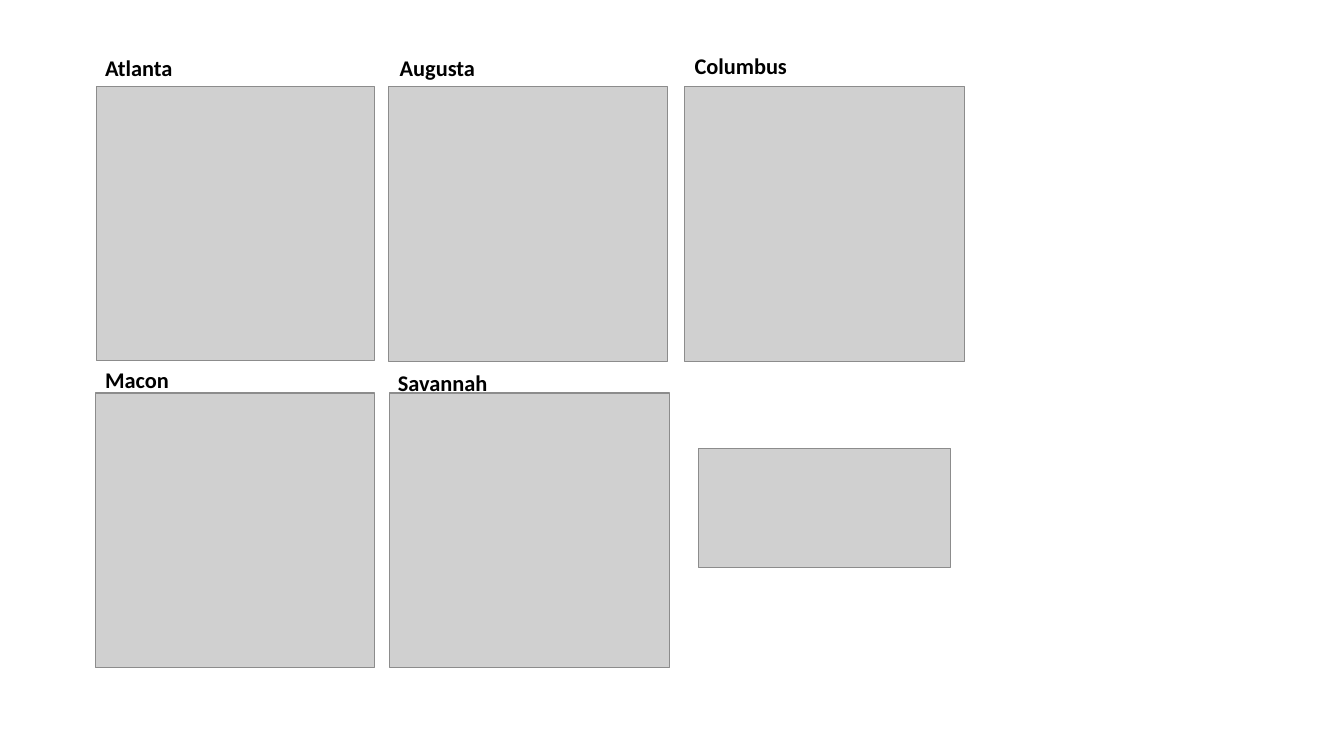
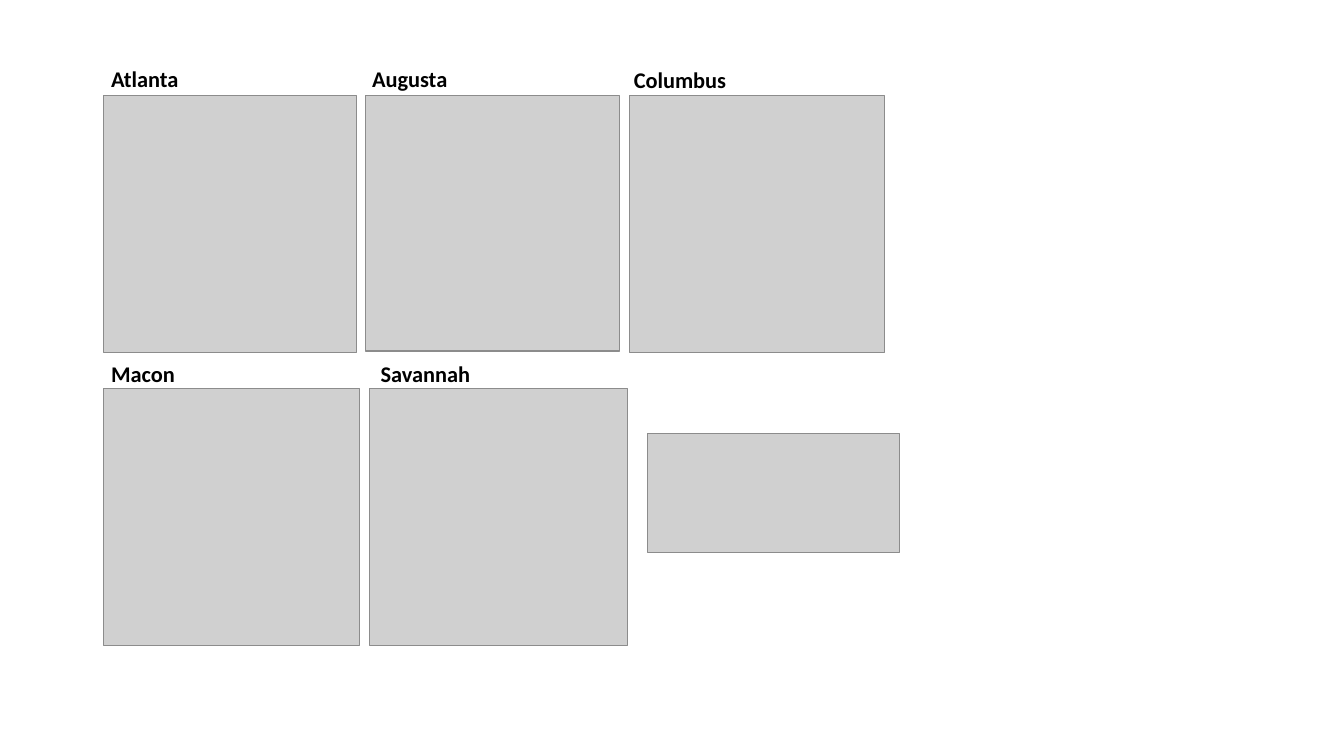
Before and after one commit to ssb214/spatialfinal2021, a slide deck: slide 1 of Maps/Presentation1.pptx. Drawn at 1344x756 pixels with LibreOffice and Linux fonts; fonts in the diff are those of the drawing; grey boxes stand for pictures. Boxes give left, top, right and bottom in pixels: in the first picture for what was removed or moved away, otherwise in the second. Text is boxed around its words. In the diff, an @@ line names an element or a change of style, - is before the commit and + after.

```diff
--- a/Maps/Presentation1.pptx
+++ b/Maps/Presentation1.pptx
@@ text "Atlanta": place and size @@
-text "Atlanta" at [105,60,172,76]
+text "Atlanta" at [111,71,178,87]
@@ text "Augusta": place and size @@
-text "Augusta" at [400,61,475,80]
+text "Augusta" at [372,72,447,91]
@@ text "Columbus": place and size @@
-text "Columbus" at [695,58,787,74]
+text "Columbus" at [634,72,726,88]
@@ picture: place and size @@
-picture at [96,87,374,361]
+picture at [104,96,357,353]
@@ picture: place and size @@
-picture at [388,87,667,362]
+picture at [366,96,619,351]
@@ picture: place and size @@
-picture at [685,87,964,362]
+picture at [629,96,884,353]
@@ text "Macon" rewrapped from [105,373,169,394] to [111,367,175,382] @@
@@ text "Savannah": place and size @@
-text "Savannah" at [398,375,487,394]
+text "Savannah" at [381,366,470,382]
@@ picture: place and size @@
-picture at [95,393,374,667]
+picture at [104,388,360,645]
@@ picture: place and size @@
-picture at [390,393,670,667]
+picture at [370,388,628,645]
@@ picture: place and size @@
-picture at [699,449,951,568]
+picture at [648,434,900,553]
```
Also in this commit, not shown: 2 slides added, 9 other files.
